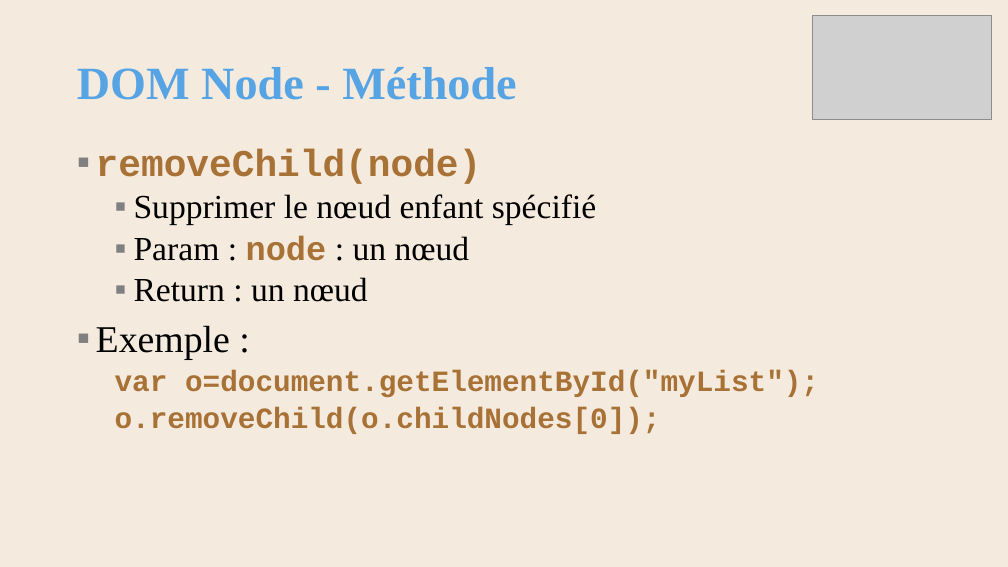
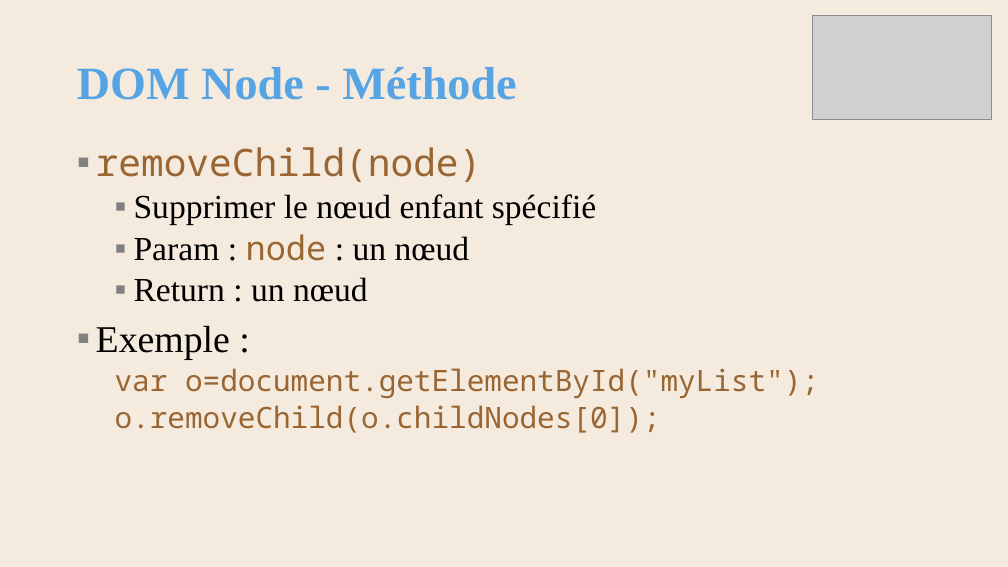
Before and after one commit to AlainWafflard/4IPW3, a slide deck: slide 40 of syllabus/17_javascript/syllabus_17_js.pptx. Drawn at 1008x567 pixels with LibreOffice and Linux fonts; fonts in the diff are those of the drawing; grey boxes stand for pictures; background and template pictures are left out. Boxes give left, top, right and bottom in pixels: in the first picture for what was removed or moved away, otherwise in the second. Text is boxed around its words. In the diff, an @@ line names an element or a change of style, - is before the commit and + after.

```diff
--- a/syllabus/17_javascript/syllabus_17_js.pptx
+++ b/syllabus/17_javascript/syllabus_17_js.pptx
@@ text at <box>96,147,819,433</box>: font Courier New to Noto Sans Mono, text colour #A87236 to #996633, bold off in "removeChild(node)", "node", "var o=document.getElementById("myList");", "o.removeChild(o.childNodes[0]);" @@
```
Also in this commit, not shown: 40 other slides changed, 6 other files.
